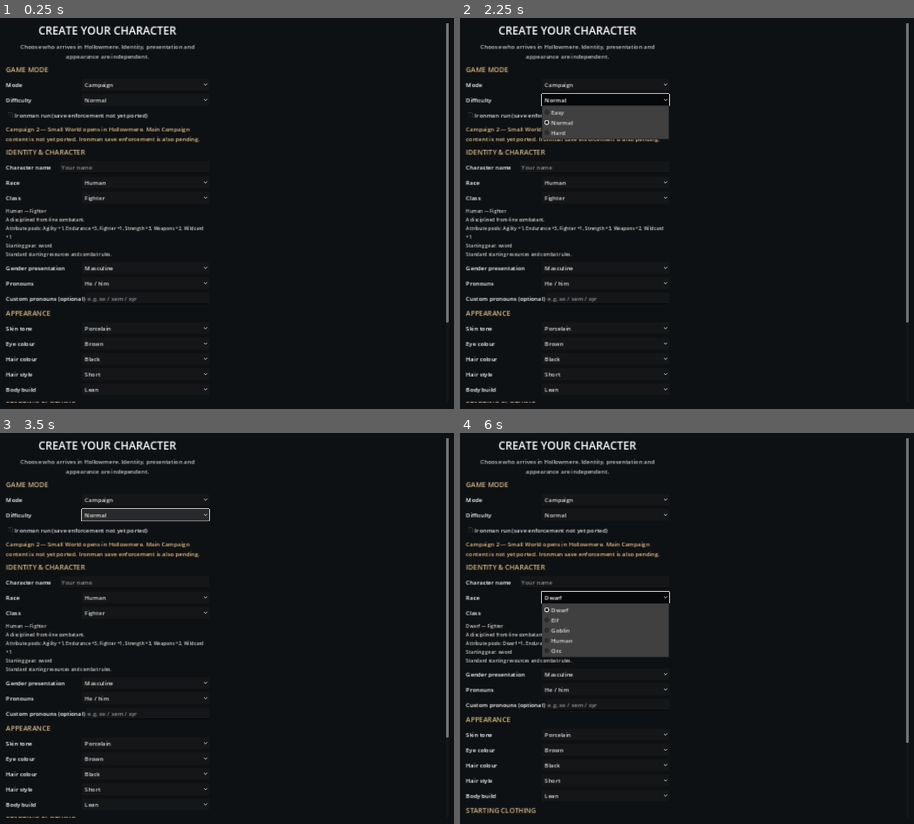
Above: before the commit, frames 1-4 (two rows, left to right).
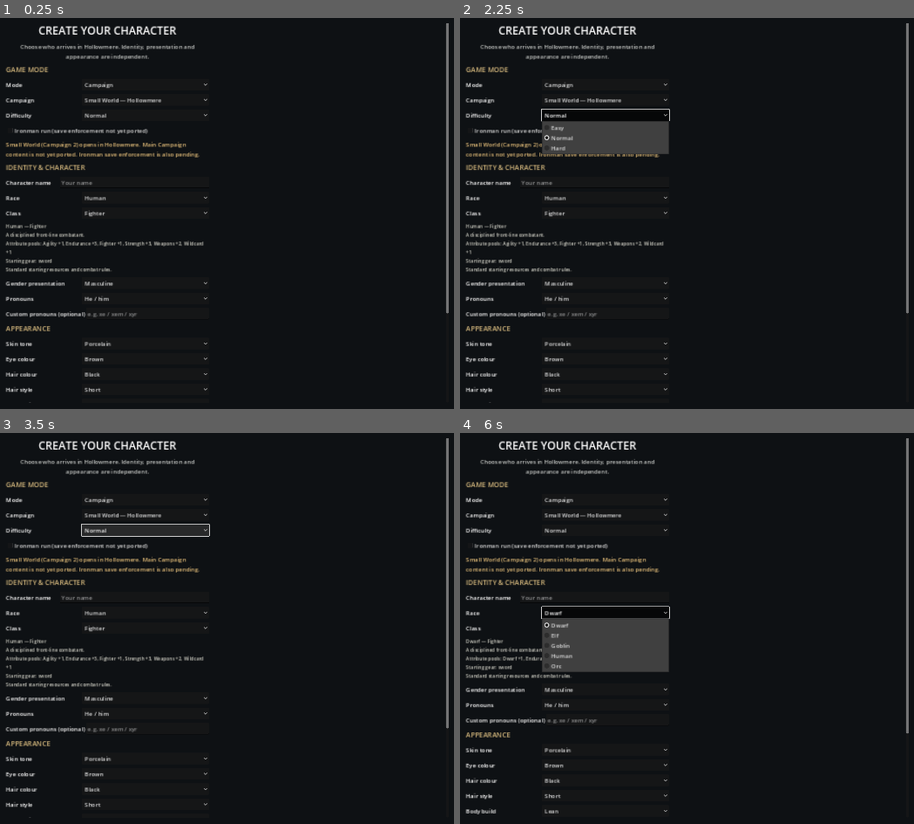
Above: after the commit, the same moments.

Repository: ScottENOC/Silverhart-Saga-3D
Game: Godot game, scene res://scenes/main.tscn
Two runs of this game, one before a commit and one after it. Both use one fixed random seed, a clock stepped at 60 frames per second and the inputs below.
Inputs (mouse positions are in pixels of both pictures, inside the frame that each line leads up to):
- Up to frame 1 (0.25 s): no input
- Up to frame 2 (2.25 s): click "Campaign" at 0.5 s; click "Campaign" at 1.25 s; click "Normal" at 2 s
- Up to frame 3 (3.5 s): click "Normal" at 2.75 s
- Up to frame 4 (6 s): click (605, 515) at 3.5 s, where only the run after the commit has a clickable "Small World — Hollowmere"; click "Human" at 4.25 s; click "Fighter" at 5 s; click "Dwarf" at 5.75 s

The runs differ from the first frame. In frame 1, 5.0% of the frame differs, in the area x 1-99%, y 20-99%; in frame 2, 6.6%; in frame 3, 5.9%; in frame 4, 7.0%, in the area x 1-99%, y 20-98%.
Error before the commit: Invalid assignment of property or key 'disabled' with value of type 'bool' on a base object of type 'Nil'. (res://scripts/ui/player_character_creator.gd:231)
Error after the commit: Invalid assignment of property or key 'disabled' with value of type 'bool' on a base object of type 'Nil'. (res://scripts/ui/player_character_creator.gd:245)

Commit message:
Add campaign selection and Arena roguelike options

Diff:
--- a/scripts/ui/player_character_creator.gd
+++ b/scripts/ui/player_character_creator.gd
@@ -19,8 +19,10 @@
 
 var name_edit: LineEdit
 var game_mode_select: OptionButton
+var campaign_select: OptionButton
 var difficulty_select: OptionButton
 var ironman_check: CheckBox
+var arena_rewards_check: CheckBox
 var race_select: OptionButton
 var class_select: OptionButton
 var rules_preview: Label
@@ -81,12 +83,20 @@
 
     _section(panel, "GAME MODE")
     game_mode_select = _option_row(panel, "Mode", ["Campaign", "Arena"])
+    campaign_select = _option_row(panel, "Campaign", ["Small World — Hollowmere", "Main Campaign — coming later"])
+    campaign_select.set_item_metadata(0, "2")
+    campaign_select.set_item_metadata(1, "3")
+    campaign_select.set_item_disabled(1, true)
     difficulty_select = _option_row(panel, "Difficulty", ["Easy", "Normal", "Hard"])
     for i in range(3):
         difficulty_select.set_item_metadata(i, ["easy", "normal", "hard"][i])
     ironman_check = CheckBox.new()
     ironman_check.text = "Ironman run (save enforcement not yet ported)"
     panel.add_child(ironman_check)
+    arena_rewards_check = CheckBox.new()
+    arena_rewards_check.text = "Arena roguelike rewards"
+    arena_rewards_check.button_pressed = true
+    panel.add_child(arena_rewards_check)
     mode_note = Label.new()
     mode_note.autowrap_mode = TextServer.AUTOWRAP_WORD_SMART
     mode_note.add_theme_color_override("font_color", Color(0.9, 0.75, 0.48))
@@ -194,6 +204,8 @@
     _select_text(game_mode_select, "Campaign" if str(data.get("game_mode", "campaign")) == "campaign" else "Arena")
     _select_metadata(difficulty_select, str(data.get("difficulty_mode", "normal")))
     ironman_check.button_pressed = bool(data.get("ironman_mode", false))
+    _select_metadata(campaign_select, str(data.get("campaign_id", "2")))
+    arena_rewards_check.button_pressed = bool(data.get("arena_roguelike_rewards", true))
     _select_text(presentation_select, str(data.get("gender_presentation", "Masculine")))
     _select_text(pronoun_select, str(data.get("pronoun_preset", "They / them")))
     custom_pronouns.text = str(data.get("custom_pronouns", ""))
@@ -227,7 +239,9 @@
     if game_mode_select == null:
         return
     var arena := game_mode_select.get_item_text(game_mode_select.selected) == "Arena"
-    mode_note.text = "Arena is selected, but its lobby and combat loop have not yet been ported. Select Campaign to begin the playable Hollowmere opening." if arena else "Campaign 2 — Small World opens in Hollowmere. Main Campaign content is not yet ported. Ironman save enforcement is also pending."
+    campaign_select.visible = not arena
+    arena_rewards_check.visible = arena
+    mode_note.text = "Arena is selected, but its lobby and combat loop have not yet been ported. Select Campaign to begin the playable Hollowmere opening." if arena else "Small World (Campaign 2) opens in Hollowmere. Main Campaign content is not yet ported. Ironman save enforcement is also pending."
     start_button.disabled = arena
     if start_button != null:
         start_button.disabled = arena
@@ -255,7 +269,8 @@
         "race": _selected_id(race_select, "human"),
         "character_class": _selected_id(class_select, "fighter"),
         "game_mode": "campaign",
-        "campaign_id": "2",
+        "campaign_id": _selected_id(campaign_select, "2"),
+        "arena_roguelike_rewards": arena_rewards_check.button_pressed,
         "difficulty_mode": _selected_id(difficulty_select, "normal"),
         "ironman_mode": ironman_check.button_pressed,
         "gender_presentation": presentation_select.get_item_text(presentation_select.selected),
